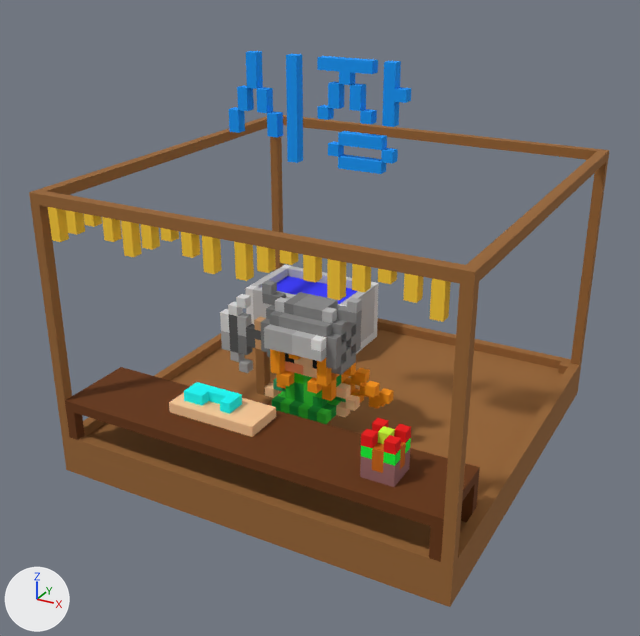
An edit to the OBJ model Assets/Models/boyFishingMarket.obj, drawn before and after from the same camera.
Rendered twice from a camera (50 mm lens) standing at (3.74, -7.28, 4.86) and looking at (-0.07, -0.34, 1.4). Arrows for +X, +Y and +Z are at lower left; the lights stay in place. Where no turn or scale is listed for an object, it has been applied to the vertices. Vertices at the same position are counted once.

The older version as bpy lines, for what is in view:
```python
me_untitled = bpy.data.meshes.new('Untitled')
me_untitled.from_pydata(...)  # 1004 vertices, 2104 faces; spans x -2.0..2.0, y -2.0..2.0, z 0.0..3.9
me_untitled.materials.append(mat_palette)  # picture img_boyfishingmarket_png
ob_untitled = bpy.data.objects.new('Untitled', me_untitled)
ob_untitled.location = (0.0, 0.0, 0.0)
```
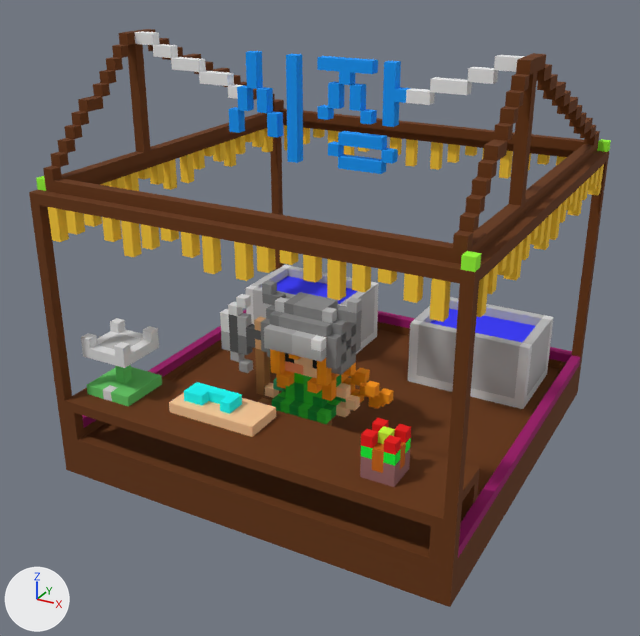
Where the change shows, as pixel boxes (x1, y1, x2, y2) in the pictures (640 x 636 px):
'Untitled', reshaped: before (29, 51, 609, 607); after (29, 29, 611, 607)
part 1 of me_untitled, built on: before (29, 195, 450, 607); after (30, 29, 611, 604)
part 2 of me_untitled, surface changed: (29, 123, 579, 607) in both

Diff of the bpy script that builds the scene:
```diff
--- a/Assets/Models/boyFishingMarket.obj.py
+++ b/Assets/Models/boyFishingMarket.obj.py
@@ me_untitled @@
 # used by ob_untitled; location = (0.0, 0.0, 0.0)
-me_untitled.from_pydata(...)  # 1004 vertices, 2104 faces; spans x -2.0..2.0, y -2.0..2.0, z 0.0..3.9
+me_untitled.from_pydata(...)  # 1894 vertices, 3922 faces; spans x -2.0..2.0, y -2.0..2.0, z 0.0..4.0
+# me_untitled part 1: 2 vertices removed from x -1.9..1.9, y -2.0, z 0.4; 892 vertices added at x -2.0..2.0, y -2.0..2.0, z 0.0..4.0
+# me_untitled part 2: 184 kept faces spanning x -2.0..2.0, y -2.0..2.0, z 0.0..2.8 get new texture (UV) coordinates
 me_untitled.materials.append(mat_palette)
```
